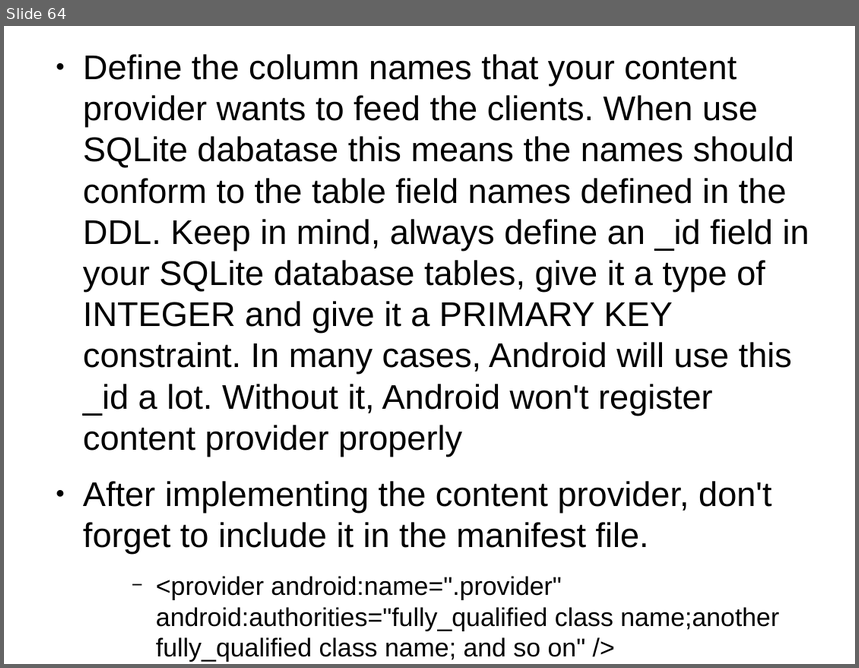
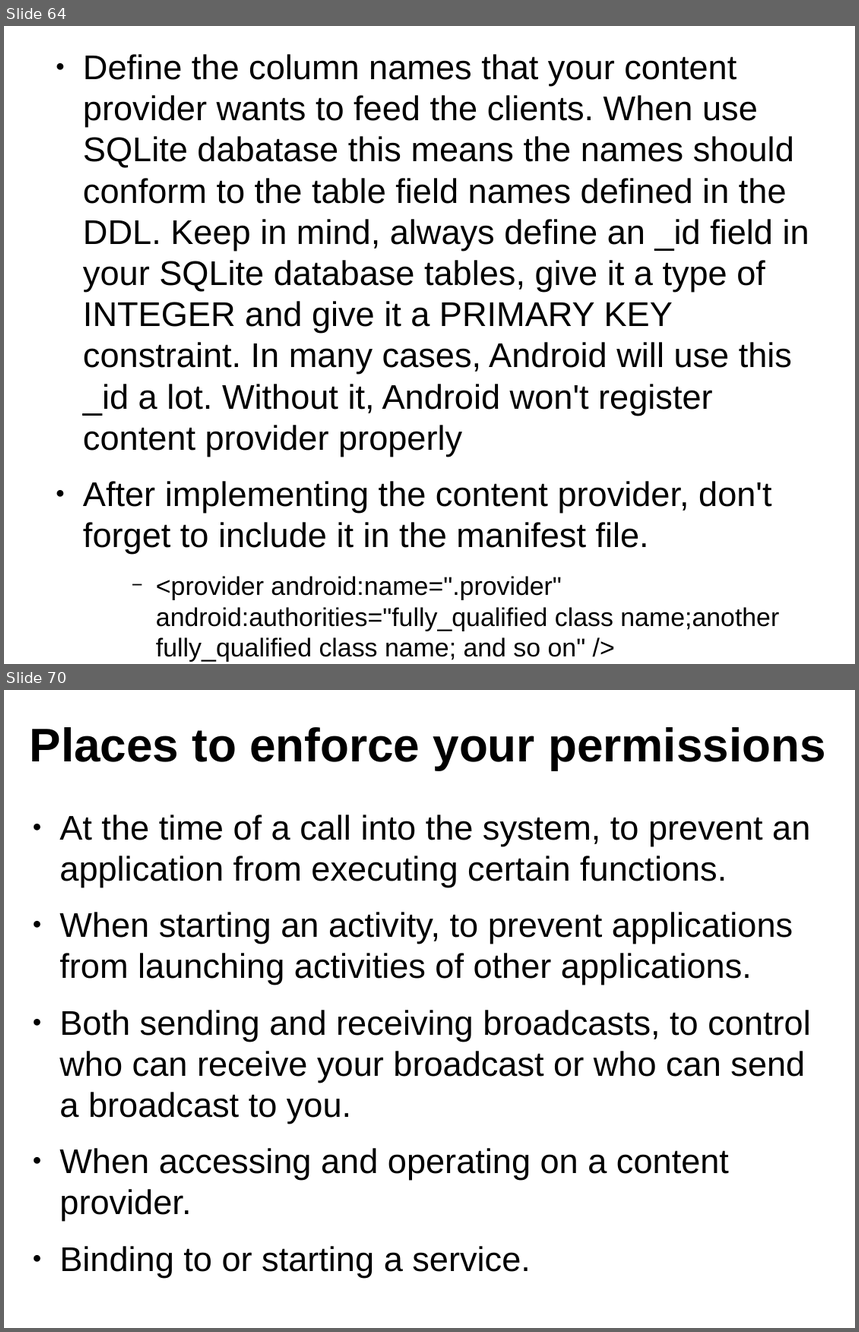
Before and after one commit to thegreatdao/testa, a slide deck: assets/android2.odp. Shown one above the other, each under a label of ours: slide 64 before the commit, slides 64 and 70 after it; the slides between them are not shown. The pictures are 859x668 and 859x1332 pixels, drawn with LibreOffice and Linux fonts; fonts in the diff are those of the drawing. Boxes give left, top, right and bottom in pixels: in the first picture for what was removed or moved away, otherwise in the second. Text is boxed around its words. In the diff, an @@ line names an element or a change of style, - is before the commit and + after.

```diff
--- a/assets/android2.odp
+++ b/assets/android2.odp
@@ slide 70 added at bbox=[4, 690, 855, 1328], background #FFFFFF @@
@@ title added at bbox=[30, 727, 826, 770], 44 pt, text #000000, bold @@
+Places to enforce your permissions
@@ text added at bbox=[59, 815, 810, 1277], 32 pt, text #000000 @@
+● At the time of a call into the system, to prevent an application from executing certain functions.
+● When starting an activity, to prevent applications from launching activities of other applications.
+● Both sending and receiving broadcasts, to control who can receive your broadcast or who can send a broadcast to you.
+● When accessing and operating on a content provider.
+● Binding to or starting a service.
```
Also in this commit, not shown: 7 other slides added.
